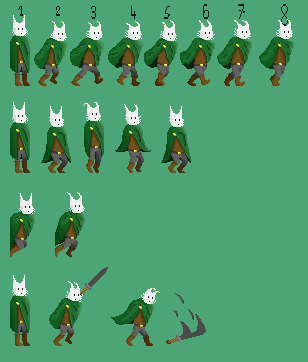
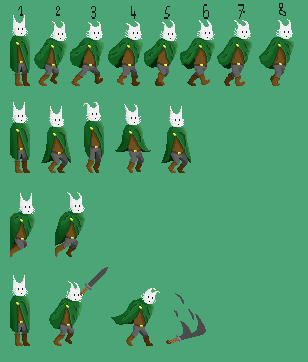
Before/after of a 308px x 362px layered artwork. What changed in the layer stack:
painted on "Calque 0" over [279, 3, 288, 26]
